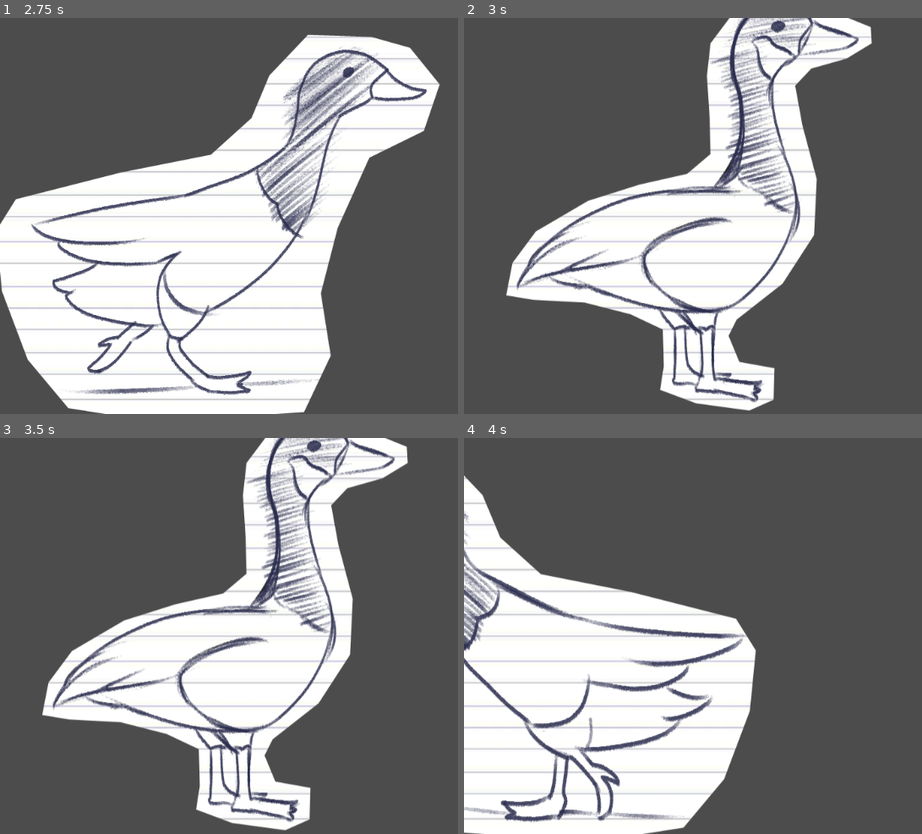
Above: before the commit, frames 1-4 (two rows, left to right).
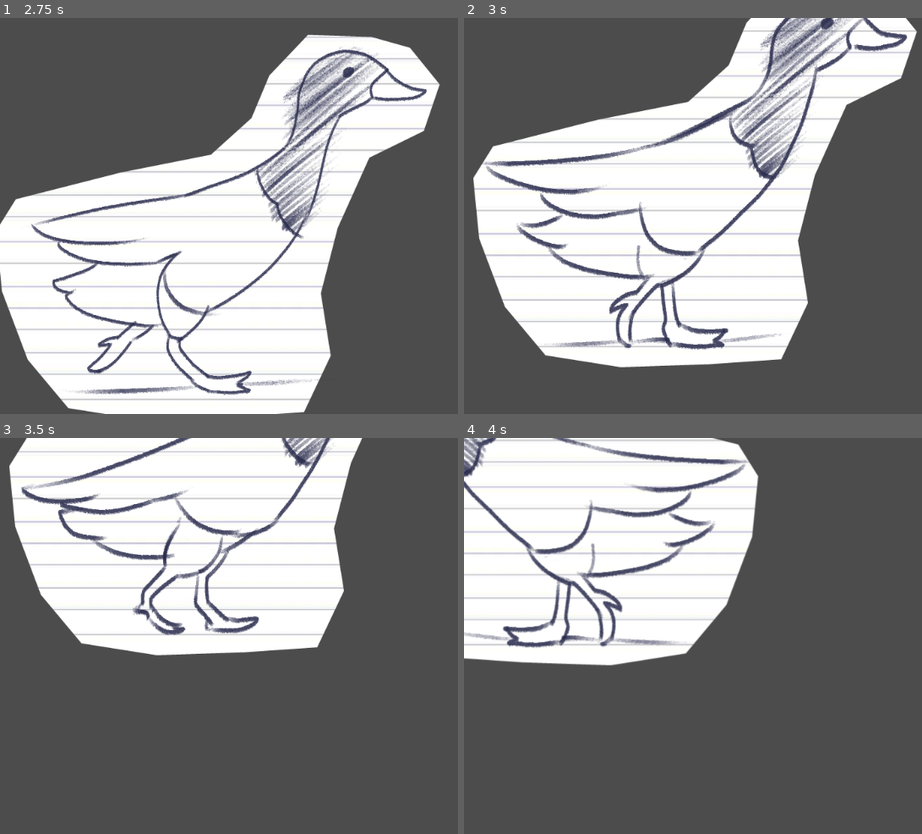
Above: after the commit, the same moments.

Repository: blacheo/Game-Jam-Fall-2022
Game: Godot game, scene res://Player.tscn
The game is run twice, just before and just after one commit, with the same random seed, the same clock (stepped at 60 frames per second) and the same inputs.
Inputs:
- Up to frame 1 (2.75 s): hold D (move_right) 0.53-1.28 s; hold A (move_left) 1.28-2.03 s; hold D (move_right) from 2.03 s (still down)
- Up to frame 2 (3 s): release D (move_right) at 2.78 s; hold Up (ui_up) from 2.78 s (still down)
- Up to frame 3 (3.5 s): keep holding Up (ui_up)
- Up to frame 4 (4 s): release Up (ui_up) at 3.53 s; hold A (move_left) from 3.53 s (still down)

Frame 1 is identical in both runs. In frame 2, 39% of the frame differs, in the area x 2-99%, y 0-100%; in frame 3, 46%; in frame 4, 52%, in the area x 0-65%, y 0-100%.

Commit message:
added rudimentary gravity

Diff:
--- a/Player.gd
+++ b/Player.gd
@@ -22,8 +22,11 @@
 	if Input.is_action_pressed("ui_up"):
 		velocity.y -= 1
 
+	if position.y < 100: # this will need to be the platform height instead of a fixed number.
+		velocity.y += 0.2
 
-	if abs(velocity.x) > 0:
+
+	if abs(velocity.x) > 0 or abs(velocity.y) > 0:
 		velocity = velocity.normalized() * speed
 		$AnimatedSprite.animation = "running"
 	else:
